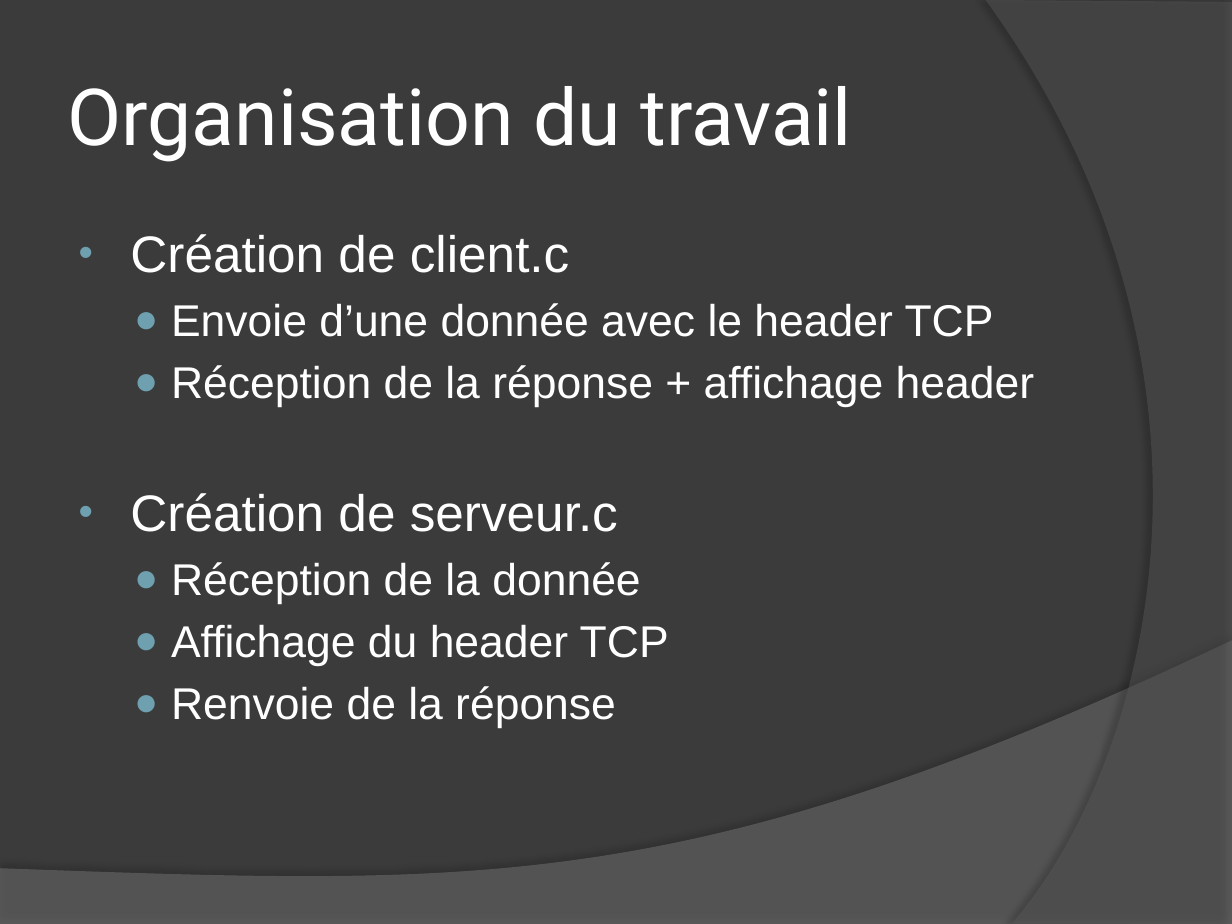
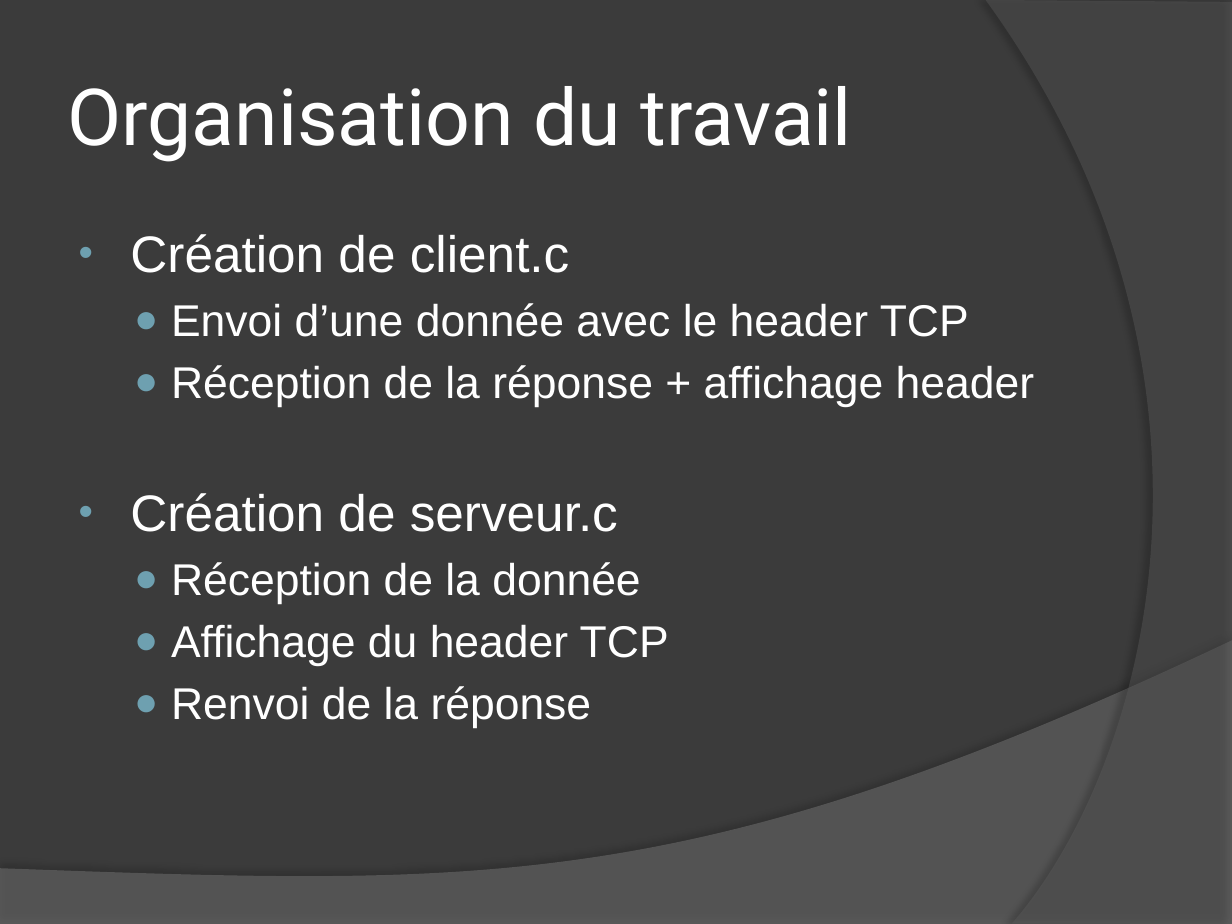
Before and after one commit to antoineludwig/Projet-Reseau, a slide deck: slide 3 of document/PresentationReseau.pptx. Drawn at 1232x924 pixels with LibreOffice and Linux fonts; fonts in the diff are those of the drawing. Boxes give left, top, right and bottom in pixels: in the first picture for what was removed or moved away, otherwise in the second. Text is boxed around its words. In the diff, an @@ line names an element or a change of style, - is before the commit and + after.

Commit message:
Update PresentationReseau

```diff
--- a/document/PresentationReseau.pptx
+++ b/document/PresentationReseau.pptx
@@ text at box(171, 303, 969, 337): text changed @@
-  ● Envoie d’une donnée avec le header TCP
+  ● Envoi d’une donnée avec le header TCP
@@ text at box(171, 686, 592, 728): text changed @@
-  ● Renvoie de la réponse
+  ● Renvoi de la réponse
```
